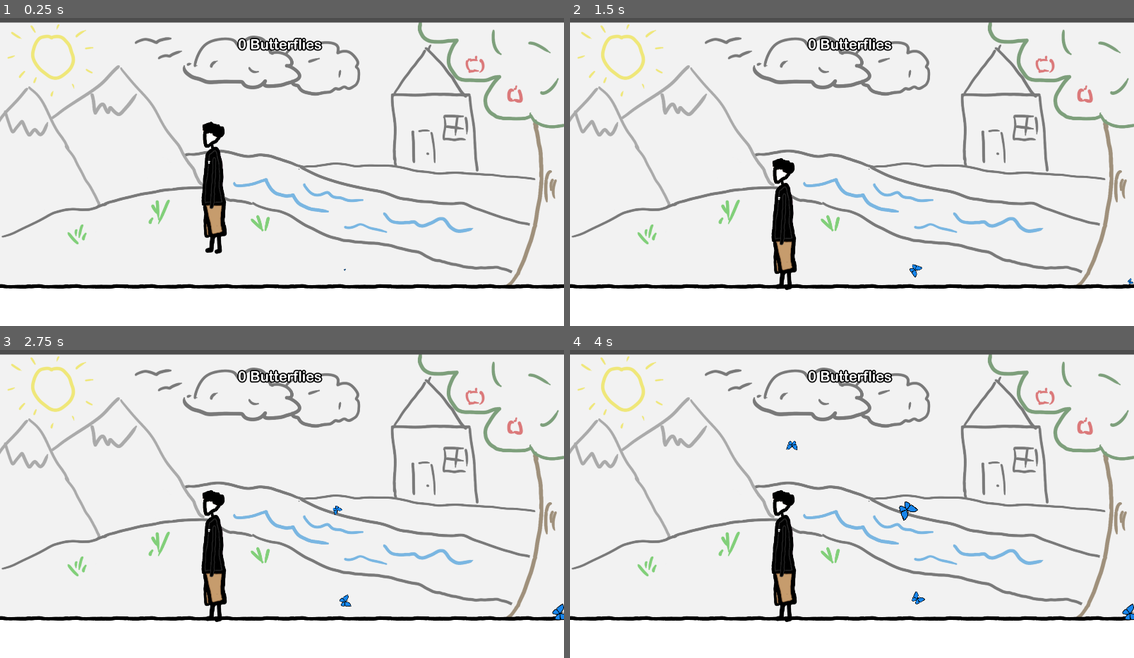
Above: before the commit, frames 1-4 (two rows, left to right).
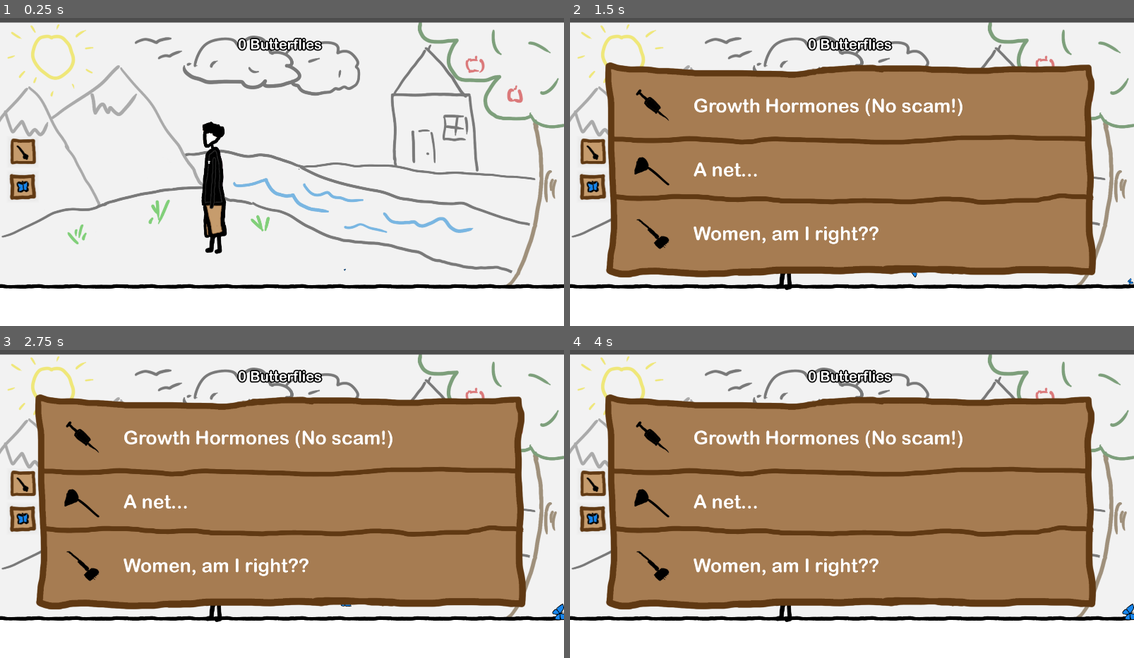
Above: after the commit, the same moments.

Repository: Wish-Granted/Godot-1st-Anniversary-Game
Game: Godot game, scene res://internal/butterflies/Scenes/game_butterfly.tscn
The game is run twice, just before and just after one commit, with the same random seed, the same clock (stepped at 60 frames per second) and the same inputs.
Inputs (mouse positions are in pixels of both pictures, inside the frame that each line leads up to):
- Up to frame 1 (0.25 s): no input
- Up to frame 2 (1.5 s): click (626, 153) at 0.52 s; click (626, 190) at 1.27 s
- Up to frame 3 (2.75 s): click (90, 436) at 2.02 s
- Up to frame 4 (4 s): click (829, 436) at 2.75 s, where only the run after the commit has a clickable "Growth Hormones (No scam!)"; click (660, 500) at 3.52 s

The runs differ from the first frame. In frame 1, 0.8% of the frame differs, in the area x 1-7%, y 39-60%; in frame 2, 58%; in frame 3, 58%; in frame 4, 58%, in the area x 1-94%, y 14-85%.

Commit message:
Add shop UI and close-on-click handler
Introduce an in-game shop UI and control logic: add shop.tscn and shop.gd for opening/closing shop panels (Arm/Butterfly), plus close_uis.tscn/close_uis.gd to close the shop when clicking outside or on focus exit. Integrate the shop instance into game_butterfly.tscn (hidden by default) and wire shop buttons: update shop_buttons.tscn layout, mouse/focus settings and add pressed signal connections. Update shop_buttons.gd to expose show_shop_button and to open the appropriate shop panel on button press. Also call score_bar.update_score(...) from game_butterfly when a butterfly dies and mute a debug print in score_bar.gd.

Diff:
--- /dev/null
+++ b/internal/butterflies/Scenes/close_uis.tscn
@@ -0,0 +1,14 @@
+[gd_scene format=3 uid="uid://cmsfisy7udl8c"]
+
+[ext_resource type="Script" uid="uid://co2orhbwsjjsc" path="res://internal/butterflies/Scripts/close_uis.gd" id="1_db3st"]
+
+[node name="Close UIs" type="Control" unique_id=2064761457]
+layout_mode = 3
+anchors_preset = 15
+anchor_right = 1.0
+anchor_bottom = 1.0
+grow_horizontal = 2
+grow_vertical = 2
+script = ExtResource("1_db3st")
+
+[connection signal="gui_input" from="." to="." method="_on_gui_input"]
--- a/internal/butterflies/Scenes/game_butterfly.tscn
+++ b/internal/butterflies/Scenes/game_butterfly.tscn
@@ -7,6 +7,8 @@
 [ext_resource type="PackedScene" uid="uid://famicpuqvygt" path="res://internal/butterflies/Scenes/butterfly_spawner.tscn" id="4_t182p"]
 [ext_resource type="PackedScene" uid="uid://05ko2r1kk5rh" path="res://internal/butterflies/Scenes/score_bar.tscn" id="6_pyjba"]
 [ext_resource type="PackedScene" uid="uid://blig6d54h7h7i" path="res://internal/butterflies/Scenes/shop_buttons.tscn" id="7_t182p"]
+[ext_resource type="PackedScene" uid="uid://cwashti8qbil8" path="res://internal/butterflies/Scenes/shop.tscn" id="8_m5ffy"]
+[ext_resource type="PackedScene" uid="uid://cmsfisy7udl8c" path="res://internal/butterflies/Scenes/close_uis.tscn" id="9_8lbuh"]
 
 [sub_resource type="WorldBoundaryShape2D" id="WorldBoundaryShape2D_pyjba"]
 normal = Vector2(1, 0)
@@ -72,6 +74,19 @@
 [node name="game_butterfly" type="Node2D" unique_id=1890362736]
 script = ExtResource("1_pyjba")
 
+[node name="Close UIs" parent="." unique_id=2064761457 instance=ExtResource("9_8lbuh")]
+custom_minimum_size = Vector2(2000, 1500)
+anchors_preset = 8
+anchor_left = 0.5
+anchor_top = 0.5
+anchor_right = 0.5
+anchor_bottom = 0.5
+offset_left = -1000.0
+offset_top = -750.0
+offset_right = 1000.0
+offset_bottom = 750.0
+mouse_filter = 1
+
 [node name="Sprite_Background" type="Sprite2D" parent="." unique_id=1328178699]
 position = Vector2(0, 45)
 texture = ExtResource("1_jf6bu")
@@ -126,11 +141,15 @@
 anchors_preset = 4
 anchor_top = 0.5
 anchor_bottom = 0.5
-offset_left = -910.0
+offset_left = -930.0
 offset_top = -102.0
-offset_right = -706.0
+offset_right = -726.0
 offset_bottom = 102.0
 grow_vertical = 2
 scale = Vector2(1.5, 1.5)
 
+[node name="shop" parent="." unique_id=731039237 instance=ExtResource("8_m5ffy")]
+visible = false
+z_index = 2
+
 [connection signal="body_entered" from="Death_Borders" to="." method="_on_death_borders_body_entered"]
--- a/internal/butterflies/Scenes/shop.tscn
+++ b/internal/butterflies/Scenes/shop.tscn
@@ -1,6 +1,7 @@
 [gd_scene format=3 uid="uid://cwashti8qbil8"]
 
 [ext_resource type="Texture2D" uid="uid://dlf4b7ixnmuwt" path="res://internal/butterflies/Assests/Shop/Shop BG.png" id="1_yh18p"]
+[ext_resource type="Script" uid="uid://6nlgg5sn6mvg" path="res://internal/butterflies/Scripts/shop.gd" id="2_3hl3v"]
 [ext_resource type="Shader" uid="uid://bnpgbkvhowhcv" path="res://internal/butterflies/Assests/Greyscale.gdshader" id="2_sclc0"]
 [ext_resource type="Texture2D" uid="uid://oldex166x32j" path="res://internal/butterflies/Assests/Shop/Shop Arm1.png" id="3_3hl3v"]
 [ext_resource type="FontFile" uid="uid://cjsc0rntpenjp" path="res://internal/butterflies/Assests/ARLRDBD.TTF" id="4_8vtft"]
@@ -22,27 +23,30 @@
 offset_bottom = 396.0
 grow_horizontal = 2
 grow_vertical = 2
+mouse_filter = 0
 texture = ExtResource("1_yh18p")
+script = ExtResource("2_3hl3v")
 
-[node name="Shop Rows" type="VBoxContainer" parent="." unique_id=1479769369]
-layout_mode = 1
-offset_left = 150.0
+[node name="Shop Arm" type="VBoxContainer" parent="." unique_id=1479769369]
+visible = false
+layout_mode = 0
+offset_left = 120.0
 offset_top = 120.0
-offset_right = 519.0
-offset_bottom = 706.0
+offset_right = 1243.0
+offset_bottom = 684.0
 
-[node name="Arm1" type="HBoxContainer" parent="Shop Rows" unique_id=965826266]
+[node name="Arm1" type="HBoxContainer" parent="Shop Arm" unique_id=965826266]
 custom_minimum_size = Vector2(0, 120)
 layout_mode = 2
 
-[node name="Arm1_Icon" type="TextureButton" parent="Shop Rows/Arm1" unique_id=979921701]
+[node name="Arm1_Icon" type="TextureButton" parent="Shop Arm/Arm1" unique_id=979921701]
 material = SubResource("ShaderMaterial_ocfam")
 custom_minimum_size = Vector2(192, 0)
 layout_mode = 2
 size_flags_vertical = 4
 texture_normal = ExtResource("3_3hl3v")
 
-[node name="Arm1_Label" type="Button" parent="Shop Rows/Arm1" unique_id=1850346464]
+[node name="Arm1_Label" type="Button" parent="Shop Arm/Arm1" unique_id=1850346464]
 layout_mode = 2
 size_flags_vertical = 4
 theme_override_colors/font_color = Color(1, 1, 1, 1)
@@ -52,20 +56,18 @@
 text = "Growth Hormones (No scam!)"
 flat = true
 
-[node name="Arm2" type="HBoxContainer" parent="Shop Rows" unique_id=934850959]
-visible = false
+[node name="Arm2" type="HBoxContainer" parent="Shop Arm" unique_id=934850959]
 custom_minimum_size = Vector2(0, 300)
 layout_mode = 2
 
-[node name="Arm2_Icon" type="TextureButton" parent="Shop Rows/Arm2" unique_id=1345678204]
+[node name="Arm2_Icon" type="TextureButton" parent="Shop Arm/Arm2" unique_id=1345678204]
 material = SubResource("ShaderMaterial_ocfam")
 custom_minimum_size = Vector2(192, 0)
 layout_mode = 2
 size_flags_vertical = 4
 texture_normal = ExtResource("5_4p2ie")
 
-[node name="Arm2_Label" type="Button" parent="Shop Rows/Arm2" unique_id=217296615]
-visible = false
+[node name="Arm2_Label" type="Button" parent="Shop Arm/Arm2" unique_id=217296615]
 layout_mode = 2
 size_flags_vertical = 4
 theme_override_colors/font_color = Color(1, 1, 1, 1)
@@ -75,17 +77,16 @@
 text = "A net..."
 flat = true
 
-[node name="Arm3" type="HBoxContainer" parent="Shop Rows" unique_id=691064532]
-visible = false
+[node name="Arm3" type="HBoxContainer" parent="Shop Arm" unique_id=691064532]
 layout_mode = 2
 
-[node name="Arm3_Icon" type="TextureButton" parent="Shop Rows/Arm3" unique_id=1286742417]
+[node name="Arm3_Icon" type="TextureButton" parent="Shop Arm/Arm3" unique_id=1286742417]
 material = SubResource("ShaderMaterial_ocfam")
 custom_minimum_size = Vector2(192, 0)
 layout_mode = 2
 texture_normal = ExtResource("6_o6a70")
 
-[node name="Arm3_Label" type="Button" parent="Shop Rows/Arm3" unique_id=1868485407]
+[node name="Arm3_Label" type="Button" parent="Shop Arm/Arm3" unique_id=1868485407]
 layout_mode = 2
 theme_override_colors/font_color = Color(1, 1, 1, 1)
 theme_override_colors/font_outline_color = Color(0, 0, 0, 1)
@@ -93,3 +94,76 @@
 theme_override_font_sizes/font_size = 64
 text = "Women, am I right??"
 flat = true
+
+[node name="Shop Butterfly" type="VBoxContainer" parent="." unique_id=2051543196]
+visible = false
+layout_mode = 0
+offset_left = 120.0
+offset_top = 120.0
+offset_right = 1243.0
+offset_bottom = 248.0
+
+[node name="Arm1" type="HBoxContainer" parent="Shop Butterfly" unique_id=714616927]
+custom_minimum_size = Vector2(0, 120)
+layout_mode = 2
+
+[node name="Arm1_Icon" type="TextureButton" parent="Shop Butterfly/Arm1" unique_id=1531337351]
+material = SubResource("ShaderMaterial_ocfam")
+custom_minimum_size = Vector2(192, 0)
+layout_mode = 2
+size_flags_vertical = 4
+texture_normal = ExtResource("3_3hl3v")
+
+[node name="Arm1_Label" type="Button" parent="Shop Butterfly/Arm1" unique_id=587517462]
+layout_mode = 2
+size_flags_vertical = 4
+theme_override_colors/font_color = Color(1, 1, 1, 1)
+theme_override_colors/font_outline_color = Color(0, 0, 0, 1)
+theme_override_fonts/font = ExtResource("4_8vtft")
+theme_override_font_sizes/font_size = 64
+text = "BUTTERFLY"
+flat = true
+
+[node name="Arm2" type="HBoxContainer" parent="Shop Butterfly" unique_id=952167197]
+visible = false
+custom_minimum_size = Vector2(0, 300)
+layout_mode = 2
+
+[node name="Arm2_Icon" type="TextureButton" parent="Shop Butterfly/Arm2" unique_id=1054972401]
+material = SubResource("ShaderMaterial_ocfam")
+custom_minimum_size = Vector2(192, 0)
+layout_mode = 2
+size_flags_vertical = 4
+texture_normal = ExtResource("5_4p2ie")
+
+[node name="Arm2_Label" type="Button" parent="Shop Butterfly/Arm2" unique_id=1246697396]
+visible = false
+layout_mode = 2
+size_flags_vertical = 4
+theme_override_colors/font_color = Color(1, 1, 1, 1)
+theme_override_colors/font_outline_color = Color(0, 0, 0, 1)
+theme_override_fonts/font = ExtResource("4_8vtft")
+theme_override_font_sizes/font_size = 64
+text = "BUTTERFLY"
+flat = true
+
+[node name="Arm3" type="HBoxContainer" parent="Shop Butterfly" unique_id=754467611]
+visible = false
+layout_mode = 2
+
+[node name="Arm3_Icon" type="TextureButton" parent="Shop Butterfly/Arm3" unique_id=1048533642]
+material = SubResource("ShaderMaterial_ocfam")
+custom_minimum_size = Vector2(192, 0)
+layout_mode = 2
+texture_normal = ExtResource("6_o6a70")
+
+[node name="Arm3_Label" type="Button" parent="Shop Butterfly/Arm3" unique_id=1112717899]
+layout_mode = 2
+theme_override_colors/font_color = Color(1, 1, 1, 1)
+theme_override_colors/font_outline_color = Color(0, 0, 0, 1)
+theme_override_fonts/font = ExtResource("4_8vtft")
+theme_override_font_sizes/font_size = 64
+text = "BUTTERFLY"
+flat = true
+
+[connection signal="focus_exited" from="." to="." method="_on_focus_exited"]
--- a/internal/butterflies/Scenes/shop_buttons.tscn
+++ b/internal/butterflies/Scenes/shop_buttons.tscn
@@ -17,14 +17,15 @@
 metadata/_snap_enabled = true
 
 [node name="Shop_Buttons" type="VBoxContainer" unique_id=1682974707]
-offset_right = 204.0
-offset_bottom = 132.0
+offset_right = 64.0
+offset_bottom = 154.0
+mouse_filter = 2
 script = ExtResource("1_ka4ky")
 
 [node name="ShopArm" type="TextureButton" parent="." unique_id=2100226840]
-visible = false
 custom_minimum_size = Vector2(0, 75)
 layout_mode = 2
+focus_mode = 0
 texture_normal = ExtResource("1_g6lpo")
 texture_pressed = ExtResource("1_g6lpo")
 texture_hover = ExtResource("1_g6lpo")
@@ -42,9 +43,9 @@
 texture = SubResource("GradientTexture2D_ka4ky")
 
 [node name="ShopButterfly" type="TextureButton" parent="." unique_id=732849699]
-visible = false
 custom_minimum_size = Vector2(0, 75)
 layout_mode = 2
+focus_mode = 0
 texture_normal = ExtResource("2_ka4ky")
 texture_pressed = ExtResource("2_ka4ky")
 texture_hover = ExtResource("2_ka4ky")
@@ -60,3 +61,6 @@
 offset_bottom = 48.0
 scale = Vector2(1.5, 1.5)
 texture = SubResource("GradientTexture2D_ka4ky")
+
+[connection signal="pressed" from="ShopArm" to="." method="_on_shop_arm_pressed"]
+[connection signal="pressed" from="ShopButterfly" to="." method="_on_shop_butterfly_pressed"]
--- /dev/null
+++ b/internal/butterflies/Scripts/close_uis.gd
@@ -0,0 +1,7 @@
+extends Control
+
+@onready var shop_gui = $"../shop"
+
+func _on_gui_input(event: InputEvent) -> void:
+	if event is InputEventMouseButton and event.pressed and shop_gui.visible:
+		shop_gui.close_shop()
--- a/internal/butterflies/Scripts/game_butterfly.gd
+++ b/internal/butterflies/Scripts/game_butterfly.gd
@@ -3,9 +3,10 @@
 @onready var player_scene := $Player
 @onready var butterfly_scene := "res://internal/butterflies/Scenes/butterfly.tscn"
 @onready var butterfly_spawner_scene := $"Butterfly Spawner"
-
+@onready var score_bar := $Score_Bar
 
 func _on_death_borders_body_entered(body: Node2D) -> void:
 	print(body.name, " has been killed X_X")
 	body.queue_free()
 	butterfly_spawner_scene.total_alive_butterflies -= 1
+	score_bar.update_score(1)
--- a/internal/butterflies/Scripts/score_bar.gd
+++ b/internal/butterflies/Scripts/score_bar.gd
@@ -47,5 +47,5 @@
 	elif total_butterflies_collected == 10:
 		shop_buttons.show_shop_button("butterfly")
 
-	print(total_butterflies_collected)
+	#print(total_butterflies_collected)
 	return total_butterflies_collected
--- /dev/null
+++ b/internal/butterflies/Scripts/shop.gd
@@ -0,0 +1,23 @@
+extends TextureRect
+
+@onready var shop_arm = $"Shop Arm"
+@onready var shop_buttefly = $"Shop Butterfly"
+
+func open_shop(shop: String) -> void:
+	self.visible = true
+	self.grab_focus()
+	if shop == "arm":
+		shop_arm.visible = true
+		shop_buttefly.visible = false
+	elif shop == "butterfly":
+		shop_buttefly.visible = true
+		shop_arm.visible = false
+	else:
+		print("shop not found")
+		close_shop()
+
+func close_shop() -> void:
+	self.visible = false
+
+func _on_focus_exited() -> void:
+	close_shop()
--- a/internal/butterflies/Scripts/shop_buttons.gd
+++ b/internal/butterflies/Scripts/shop_buttons.gd
@@ -1,10 +1,20 @@
 extends VBoxContainer
 
-@onready var shop_arm := $ShopArm
-@onready var shop_butterfly := $ShopButterfly
+@onready var shop_button_arm := $ShopArm
+@onready var shop_button_butterfly := $ShopButterfly
+
+@onready var shop_gui = $"../shop"
 
 func show_shop_button(button: String) -> void:
 	if button == "arm":
-		shop_arm.visible = true
+		shop_button_arm.visible = true
 	elif button == "butterfly":
-		shop_butterfly.visible = true
+		shop_button_butterfly.visible = true
+
+func _on_shop_arm_pressed() -> void:
+	print("arm opened")
+	shop_gui.open_shop("arm")
+
+func _on_shop_butterfly_pressed() -> void:
+	shop_gui.open_shop("butterfly")
+	print("butterfly opened")
Not shown, added: internal/butterflies/Scripts/close_uis.gd.uid
Not shown, added: internal/butterflies/Scripts/shop.gd.uid
